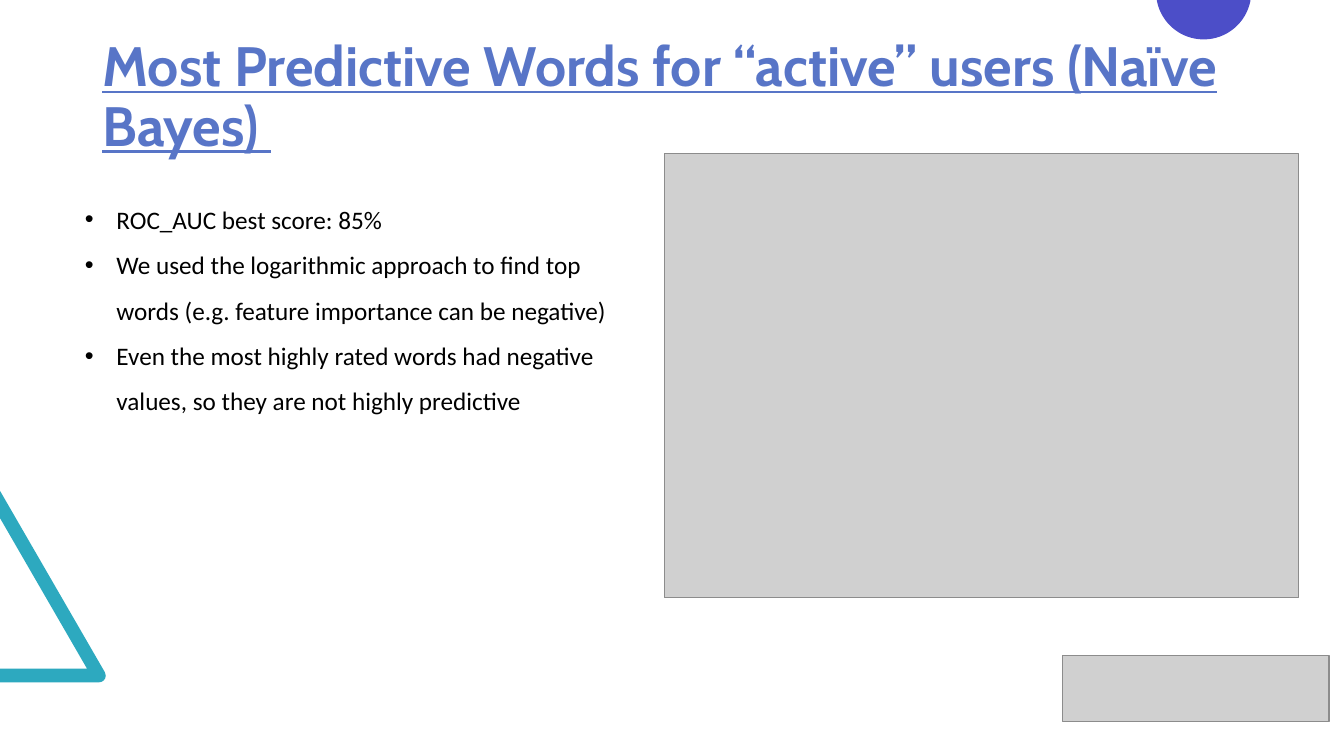
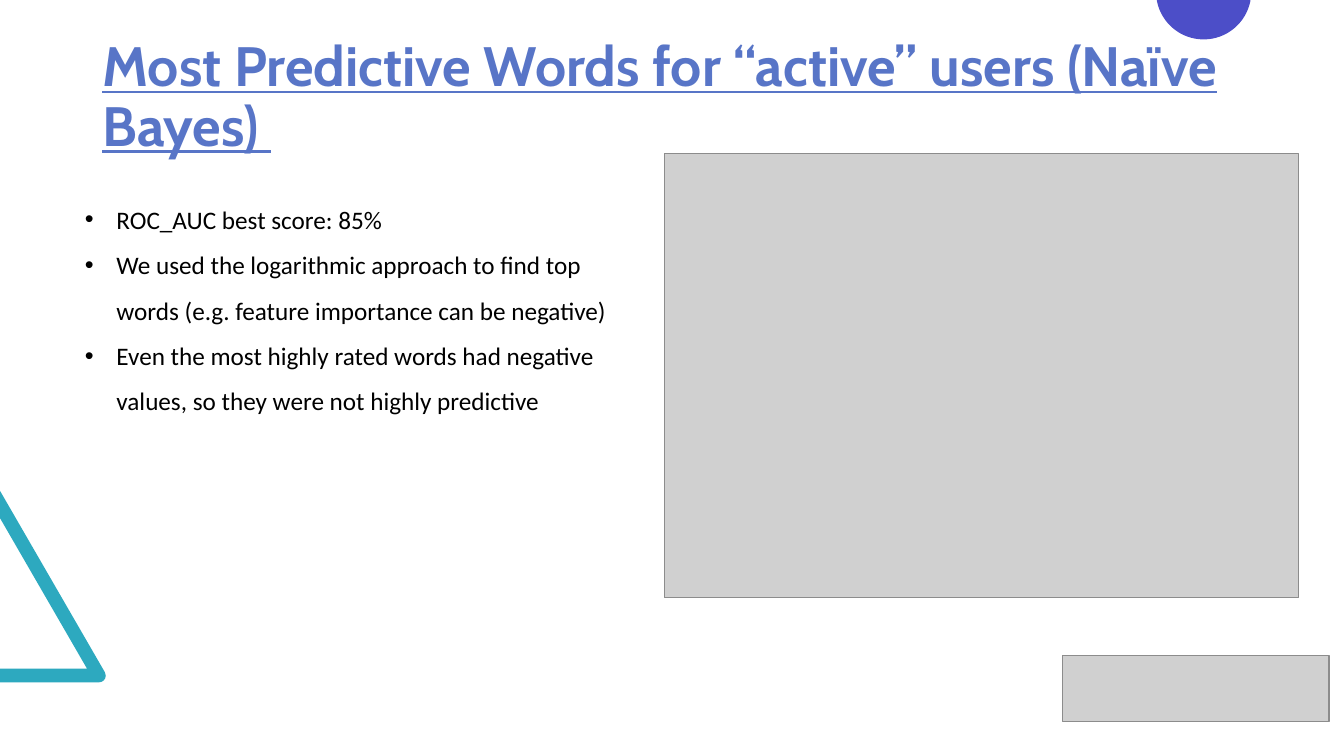
Before and after one commit to a-kantur/Springboard, a slide deck: slide 13 of Capstone Project 2/Capstone 2 Slides.pptx. Drawn at 1344x756 pixels with LibreOffice and Linux fonts; fonts in the diff are those of the drawing; grey boxes stand for pictures. Boxes give left, top, right and bottom in pixels: in the first picture for what was removed or moved away, otherwise in the second. Text is boxed around its words. In the diff, an @@ line names an element or a change of style, - is before the commit and + after.

```diff
--- a/Capstone Project 2/Capstone 2 Slides.pptx
+++ b/Capstone Project 2/Capstone 2 Slides.pptx
@@ text at (116,347,594,415): text changed @@
-• Even the most highly rated words had negative values, so they are not highly predictive
+• Even the most highly rated words had negative values, so they were not highly predictive
```
Also in this commit, not shown: 4 other slides changed, 3 other files.
